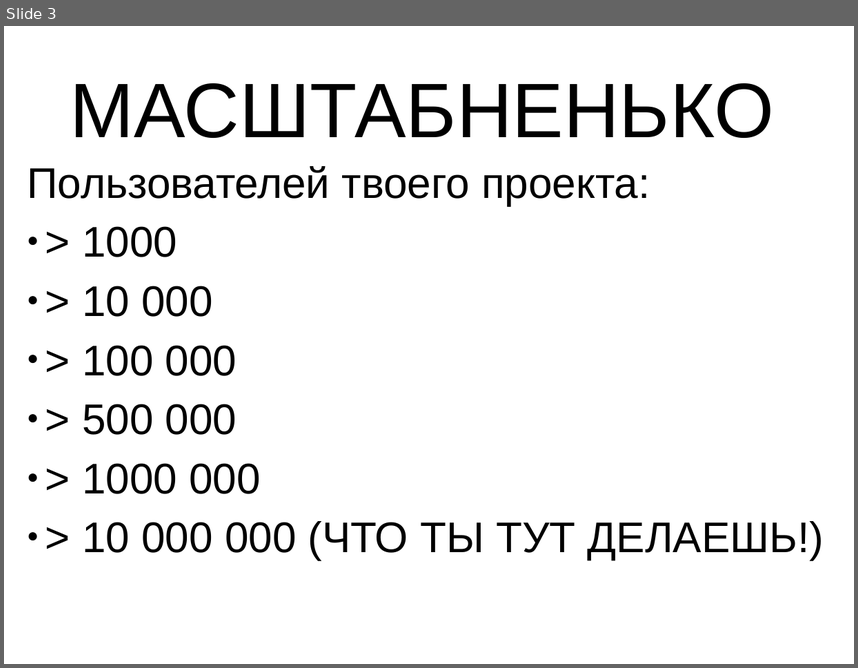
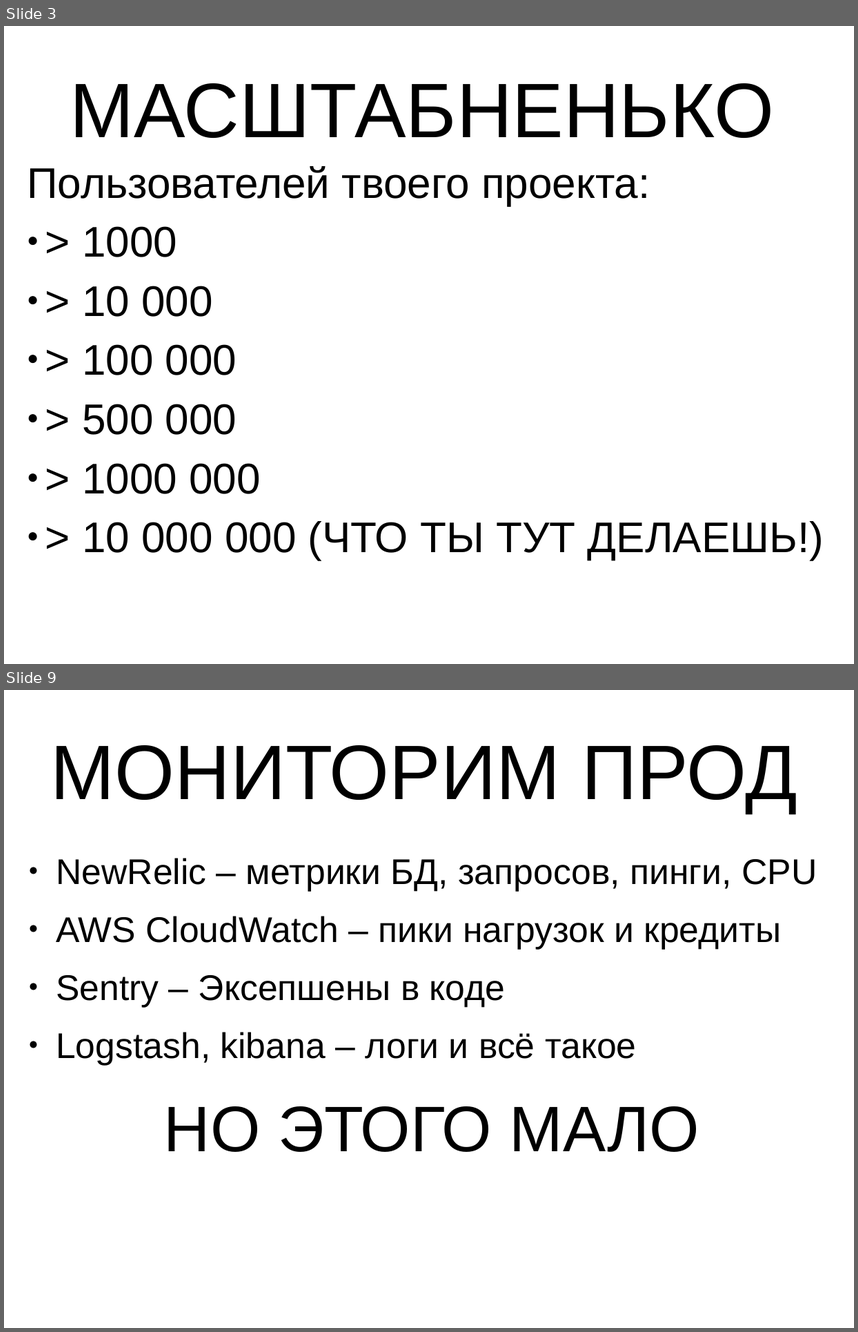
Before and after one commit to valignatev/tdd2017, a slide deck: tddsucks.odp. Shown one above the other, each under a label of ours: slide 3 before the commit, slides 3 and 9 after it; the slides between them are not shown. The pictures are 858x668 and 858x1332 pixels, drawn with LibreOffice and Linux fonts; fonts in the diff are those of the drawing. Boxes give left, top, right and bottom in pixels: in the first picture for what was removed or moved away, otherwise in the second. Text is boxed around its words. In the diff, an @@ line names an element or a change of style, - is before the commit and + after.

```diff
--- a/tddsucks.odp
+++ b/tddsucks.odp
@@ slide 9 added at box(4, 690, 854, 1328), background #FFFFFF @@
@@ title added at box(51, 745, 797, 813), 72 pt, text #000000 @@
+МОНИТОРИМ ПРОД
@@ text added at box(56, 858, 817, 1065), 33.3 pt, text #000000 @@
+● NewRelic – метрики БД, запросов, пинги, CPU
+● AWS CloudWatch – пики нагрузок и кредиты
+● Sentry – Эксепшены в коде
+● Logstash, kibana – логи и всё такое
@@ text added at box(164, 1106, 700, 1152), 60 pt, text #000000 @@
+НО ЭТОГО МАЛО
```
Also in this commit, not shown: 2 other slides changed, 5 other slides added.
